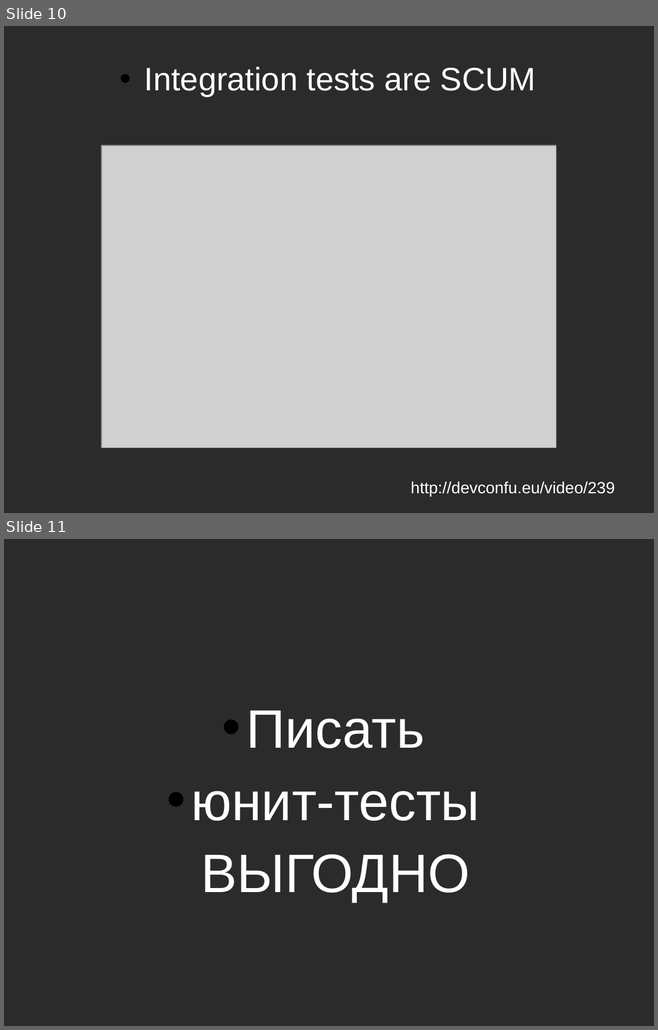
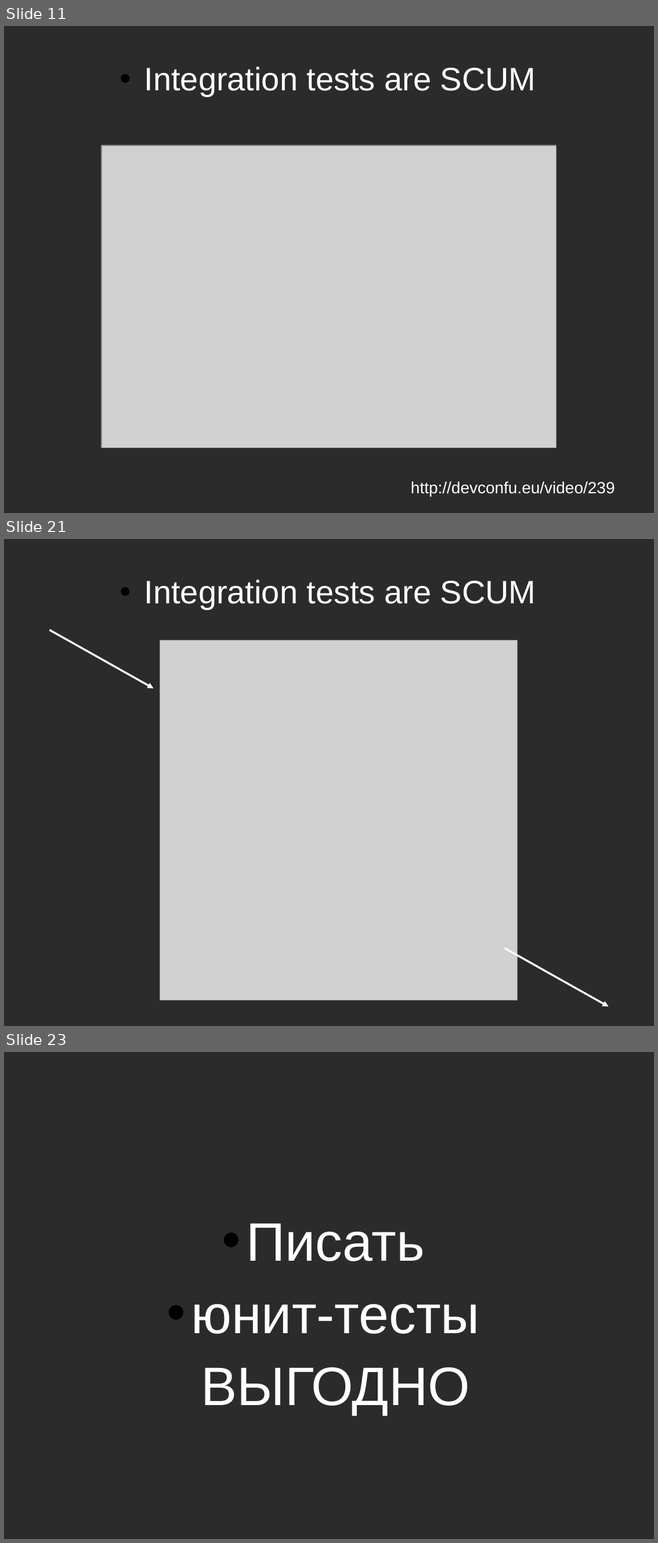
Before and after one commit to asolntsev/presentations, a slide deck: ui-tests/the_fast_and_the_continuous.seleniumcamp2014.odp. Shown one above the other, each under a label of ours: slides 10 and 11 before the commit, slides 11, 21 and 23 after it; the slides between them are not shown. The pictures are 658x1030 and 658x1543 pixels, drawn with LibreOffice and Linux fonts; fonts in the diff are those of the drawing; grey boxes stand for pictures; background and template pictures are left out; a plain dark background stands for a picture behind light text. Boxes give left, top, right and bottom in pixels: in the first picture for what was removed or moved away, otherwise in the second. Text is boxed around its words. In the diff, an @@ line names an element or a change of style, - is before the commit and + after.

Commit message:
added slides about integration tests

```diff
--- a/ui-tests/the_fast_and_the_continuous.seleniumcamp2014.odp
+++ b/ui-tests/the_fast_and_the_continuous.seleniumcamp2014.odp
@@ slide 21 added at [4, 539, 654, 1026], background picture (left out) @@
@@ text added at [144, 580, 536, 609], 36 pt, text #FFFFFF @@
+• Integration tests are SCUM
@@ arrow added from (49, 630) to (154, 689), #FFFFFF 2.15 pt @@
@@ picture added at [160, 641, 517, 1000] @@
@@ arrow added from (504, 948) to (608, 1006), #FFFFFF 2.15 pt @@
@@ what was slide 10 is now slide 11 @@
@@ what was slide 11 is now slide 23 @@
```
Also in this commit, not shown: 3 slides changed, 12 other slides added, 1 slide removed.
